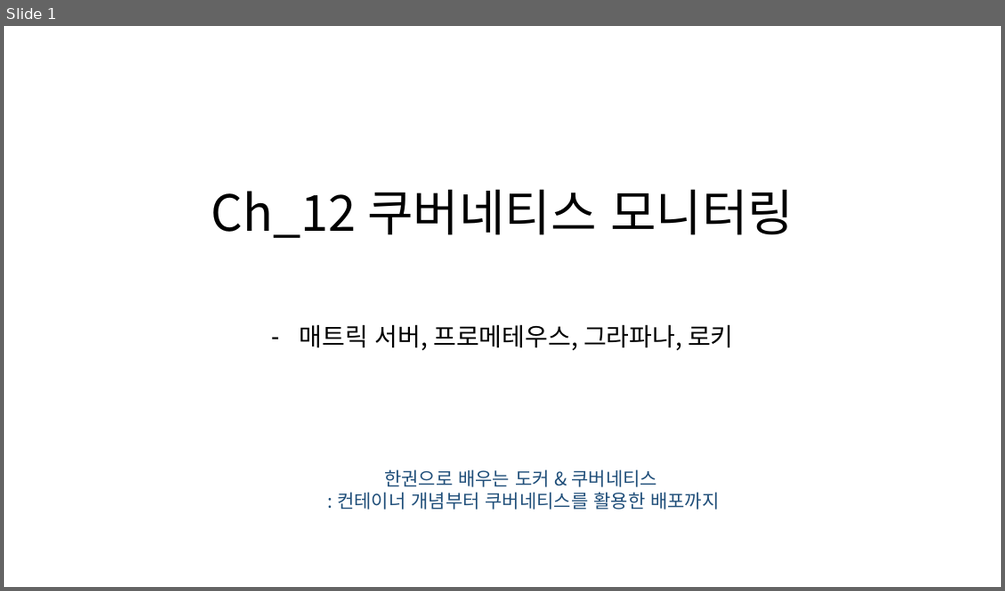
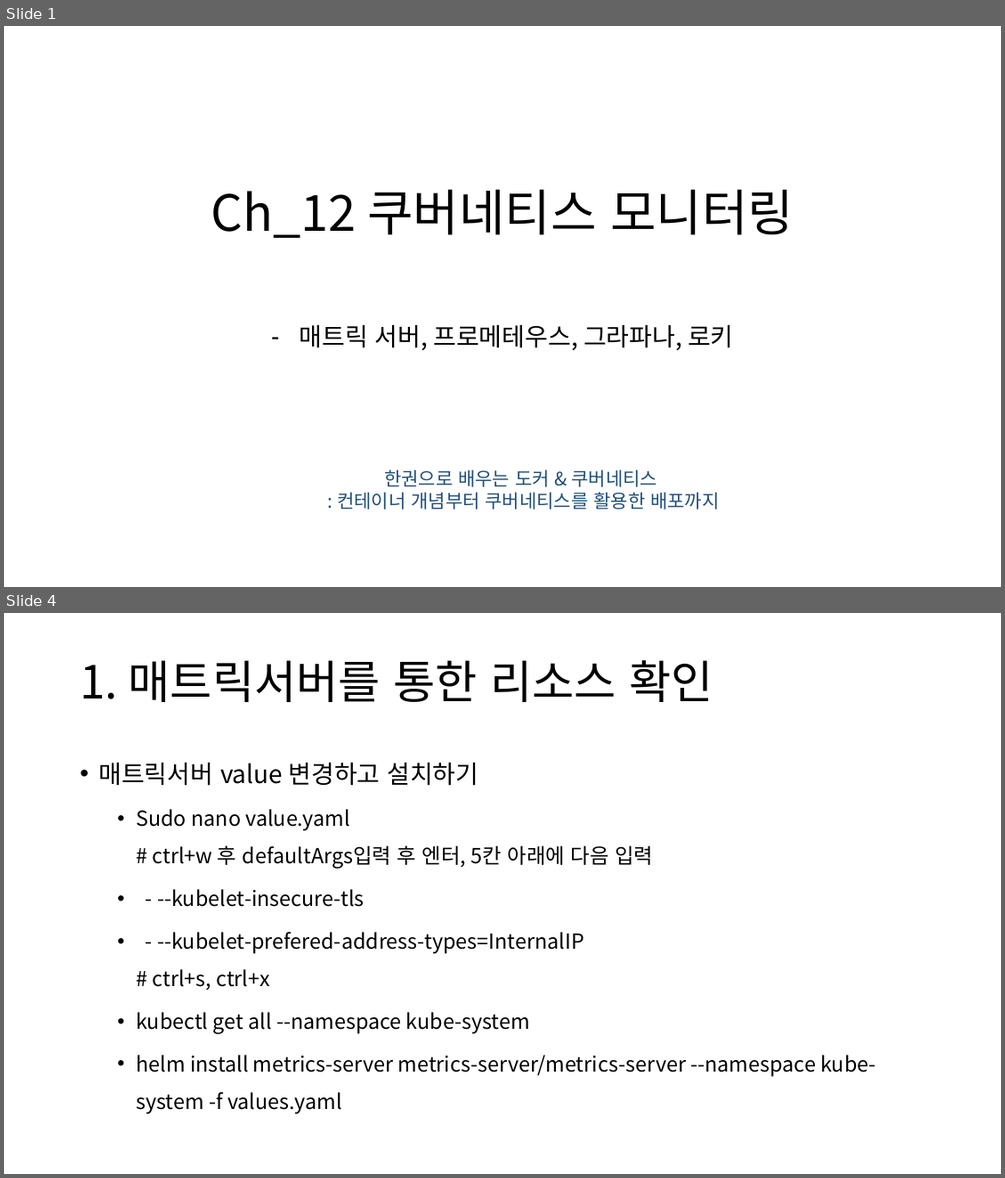
Before and after one commit to restful3/ds4th_study, a slide deck: source/도커심화_한권으로_배우는_도커_&_쿠버네티스/ch12_쿠버네티스모니터링.pptx. Shown one above the other, each under a label of ours: slide 1 before the commit, slides 1 and 4 after it; the slides between them are not shown. The pictures are 1005x591 and 1005x1178 pixels, drawn with LibreOffice and Linux fonts; fonts in the diff are those of the drawing. Boxes give left, top, right and bottom in pixels: in the first picture for what was removed or moved away, otherwise in the second. Text is boxed around its words. In the diff, an @@ line names an element or a change of style, - is before the commit and + after.

```diff
--- a/source/도커심화_한권으로_배우는_도커_&_쿠버네티스/ch12_쿠버네티스모니터링.pptx
+++ b/source/도커심화_한권으로_배우는_도커_&_쿠버네티스/ch12_쿠버네티스모니터링.pptx
@@ slide 4 added at [4,613,1001,1174], background #FFFFFF @@
@@ title added at [80,660,712,702], 44 pt, text #000000 @@
+1. 매트릭서버를 통한 리소스 확인
@@ text added at [98,762,876,1114], 20 pt, text #000000 @@
+• 매트릭서버 value 변경하고 설치하기
+  • Sudo nano value.yaml
+    # ctrl+w 후 defaultArgs입력 후 엔터, 5칸 아래에 다음 입력
+  • - --kubelet-insecure-tls
+  • - --kubelet-prefered-address-types=InternalIP
+    # ctrl+s, ctrl+x
+  • kubectl get all --namespace kube-system
+  • helm install metrics-server metrics-server/metrics-server --namespace kube-system -f values.yaml
```
Also in this commit, not shown: 2 slides changed, 13 other slides added, 1 other file.
